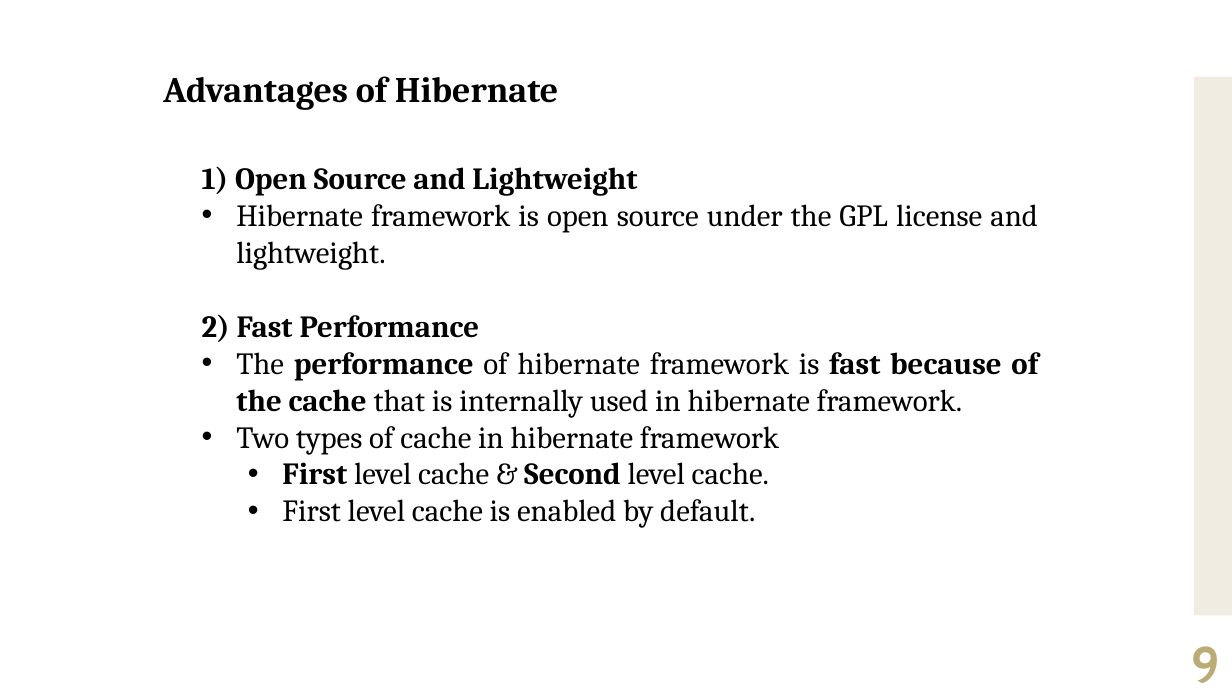
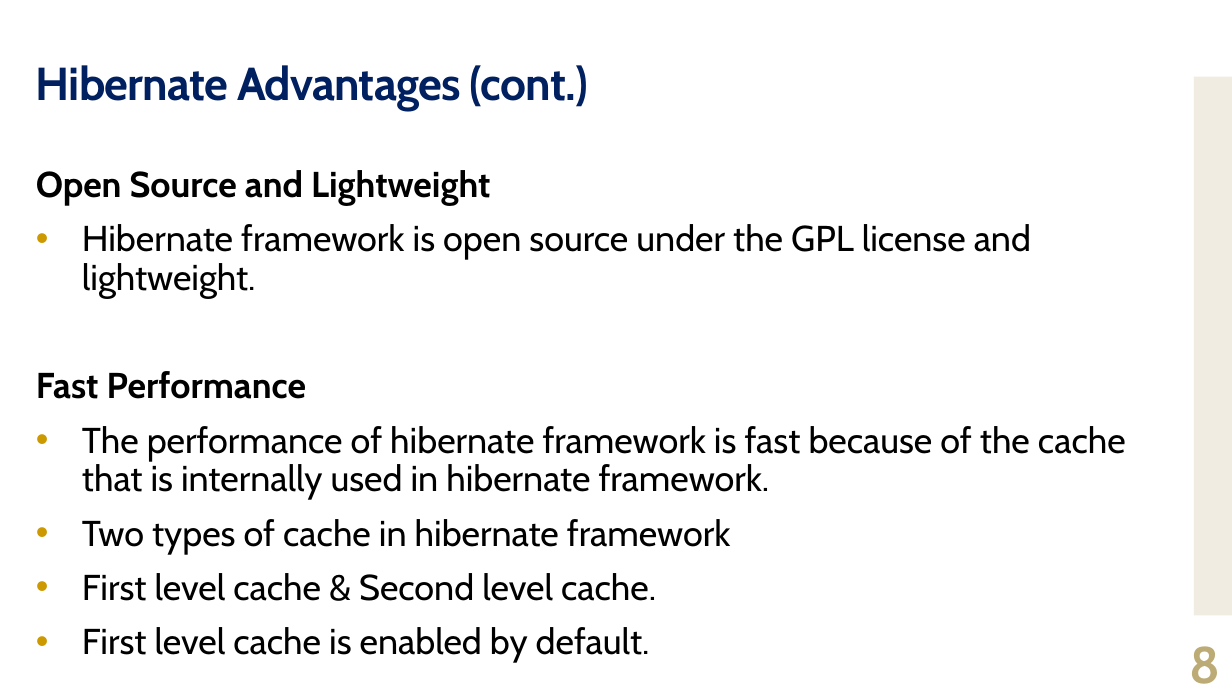
Before and after one commit to jrambasana/AJP2022-material, a slide deck: slide 8 of AJP Slides/AJP (01ce0502) - Unit 6 - Hibernate 01.pptx (slide 9 before the commit). Drawn at 1232x693 pixels with LibreOffice and Linux fonts; fonts in the diff are those of the drawing. Boxes give left, top, right and bottom in pixels: in the first picture for what was removed or moved away, otherwise in the second. Text is boxed around its words. In the diff, an @@ line names an element or a change of style, - is before the commit and + after.

```diff
--- a/AJP Slides/AJP (01ce0502) - Unit 6 - Hibernate 01.pptx
+++ b/AJP Slides/AJP (01ce0502) - Unit 6 - Hibernate 01.pptx
@@ title added at [36, 65, 588, 111], 36 pt, text #002060, bold @@
+Hibernate Advantages (cont.)
@@ text removed at [163, 76, 558, 110] @@
-Advantages of Hibernate
@@ text "Open Source and Lightweight": place and size @@
-text "Open Source and Lightweight" at [202, 166, 1038, 528]
+text "Open Source and Lightweight" at [36, 170, 1126, 663]
@@ text at [36, 170, 490, 206]: text changed; size 24 to 28 pt; font Cambria to Cabin @@
-1) Open Source and Lightweight
+Open Source and Lightweight
@@ text at [82, 224, 1126, 663]: size 24 to 28 pt, font Cambria to Cabin in "Hibernate framework is open source under the ...", "The performance of hibernate framework is fast ...", "Two types of cache in hibernate framework", "First level cache & Second level cache." and 1 more places; bold off in "performance fast because of the cache", "First Second"; alignment justified to left; indent changed; line spacing 1 to 0.9; more space between paragraphs; list level 2 to 1 in "First level cache & Second ..."; list level 2 to 1 in "First level cache is enabled ..." @@
@@ text at [36, 371, 306, 399]: text changed; size 24 to 28 pt; font Cambria to Cabin @@
-2) Fast Performance
+Fast Performance
@@ page number at [1189, 646, 1220, 684]: text changed @@
-9
+8
```
Also in this commit, not shown: 63 other slides changed, 5 slides added.
